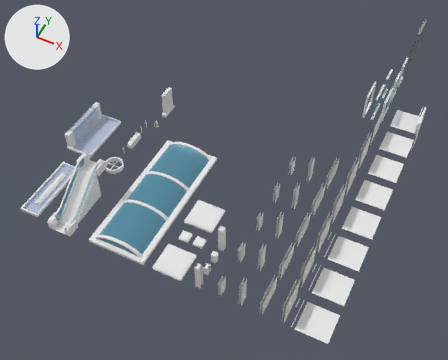
One commit to the Blender file Assets/VXR1161/Models/DealStealer-ModelKit.blend: the scene before it, then after it.
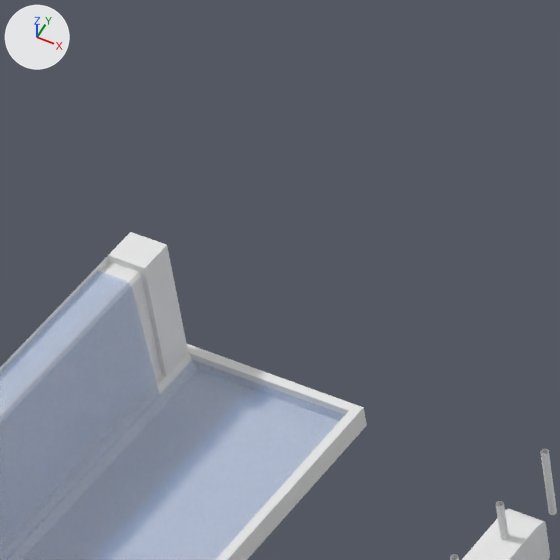
The first picture shows the older version from a 50 mm lens placed at (3.1, -25.6, 47.6), pointed at (-17.6, 15.8, -4.1). The close-ups show the older and then the newer version on the part from 18% to 32% of the width and 21% to 38% of the height of that picture. Only the edits that show in the close-ups are written down. The axes (+X, +Y, +Z) are drawn at upper left. The lights are the same throughout.

In view in the first close-up: 'Hanging Sign', 'Rock Wall Fountain.Base', 'Rock Wall Fountain.Water', 'Rock Wall Fountain.WaterFall' and 1 more.
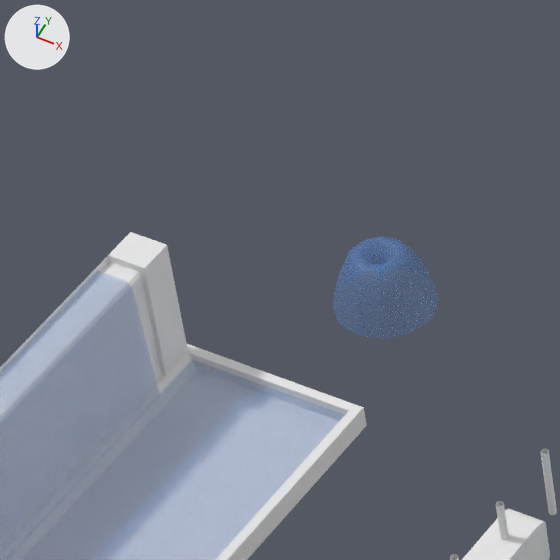
Where the newer file only moved an object's origin or applied its transform, the numbers keep the older frame.

Location of each change, [x1, y1, x2, y2] in pixels of the close-ups (560 x 560 px):
'Water Spout', added: after [333, 236, 440, 339]

The change in detail:
Mesh me_mesh_006 is new.
It has 1872 vertices, 1824 faces and spans x -0.668..0.668, y -0.668..0.668, z -0.365..0.467.
It uses material mat_water (blue #659de7).
Object 'Water Spout' (ob_water_spout) is new; it shows me_mesh_006.
Its location is (-31.0, 17.0, 0.36).
